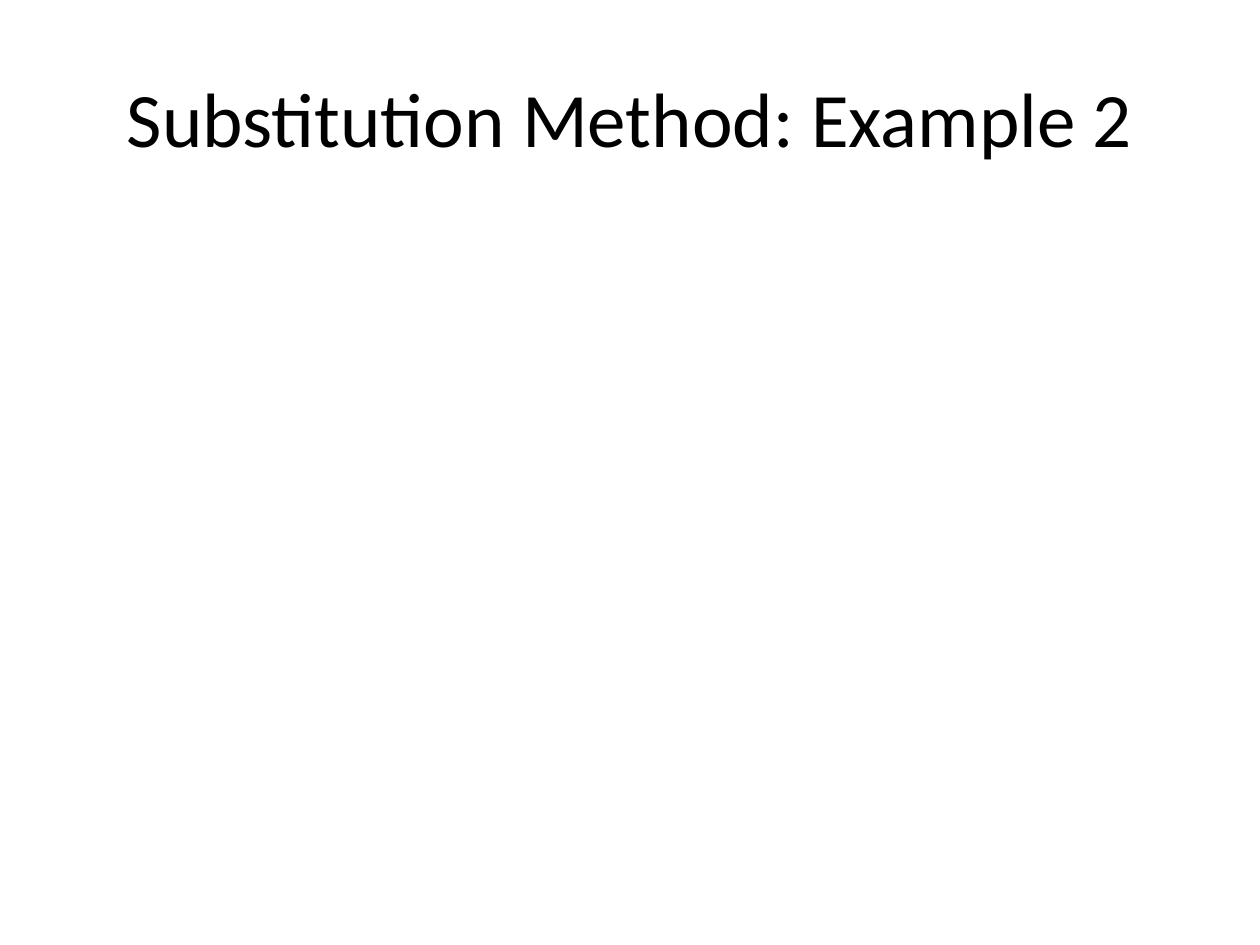
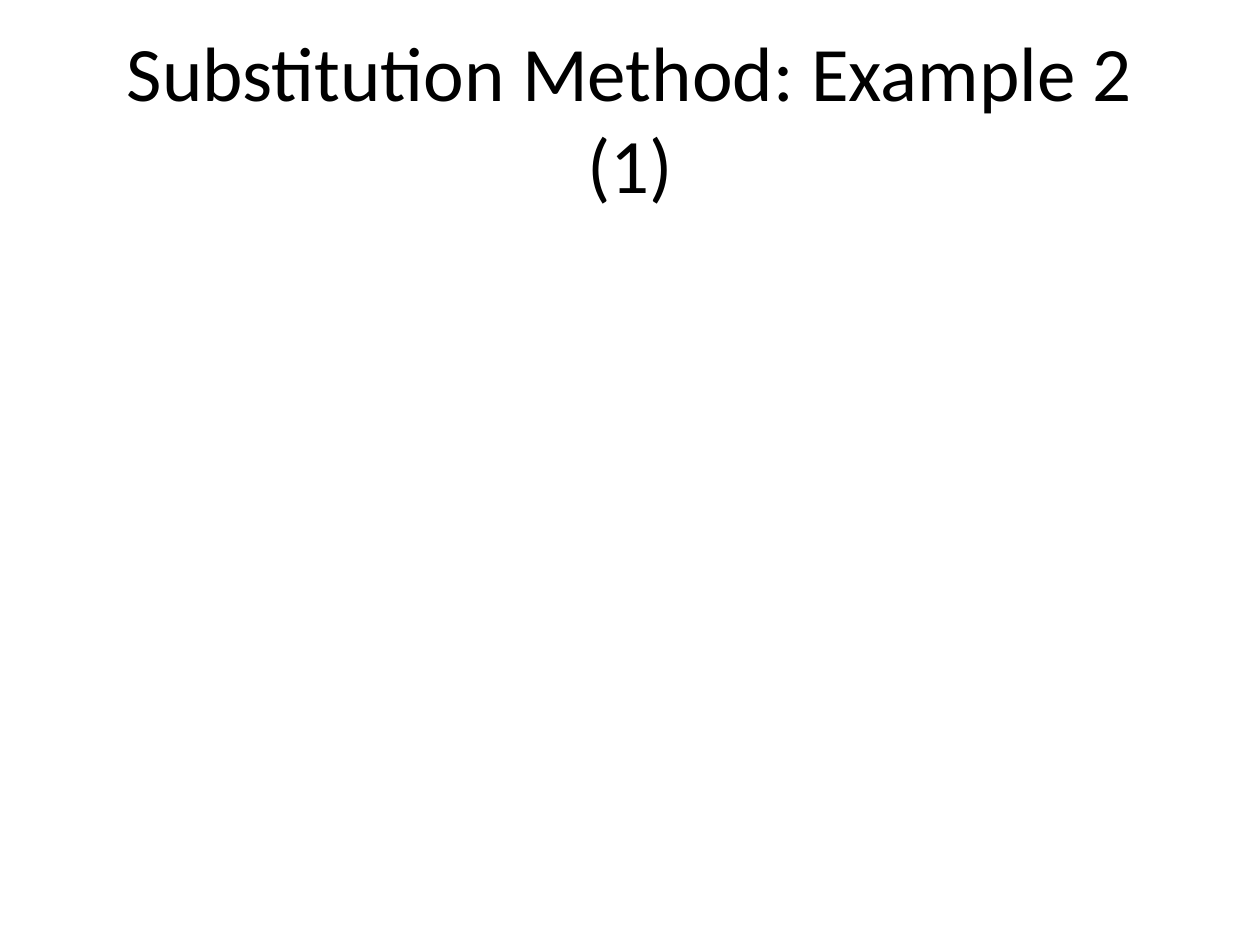
Before and after one commit to ucoruh/ce100-algorithms-and-programming-II, a slide deck: slide 26 of docs/week-2/ce100-week-2-recurrence.md_word.pptx. Drawn at 1260x945 pixels with LibreOffice and Linux fonts; fonts in the diff are those of the drawing. Boxes give left, top, right and bottom in pixels: in the first picture for what was removed or moved away, otherwise in the second. Text is boxed around its words. In the diff, an @@ line names an element or a change of style, - is before the commit and + after.

```diff
--- a/docs/week-2/ce100-week-2-recurrence.md_word.pptx
+++ b/docs/week-2/ce100-week-2-recurrence.md_word.pptx
@@ title at (127, 47, 1132, 204): text changed @@
-Substitution Method: Example 2
+Substitution Method: Example 2 (1)
```
Also in this commit, not shown: 53 other slides changed, 13 other files.
